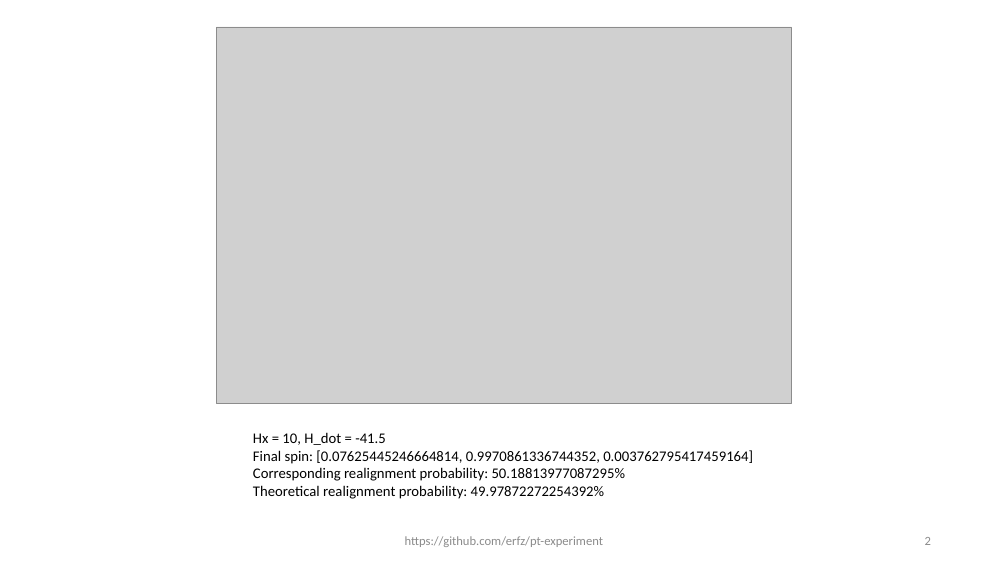
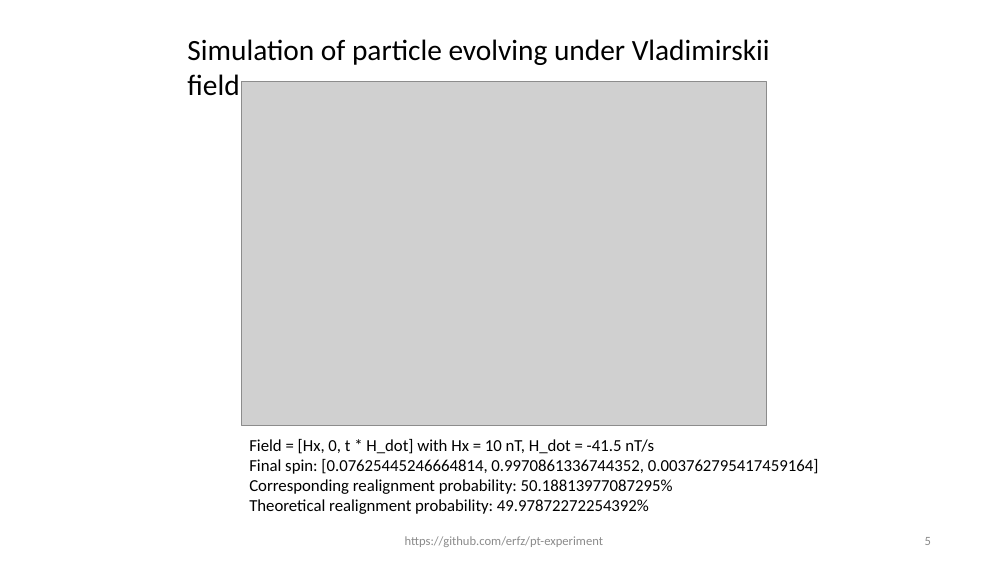
Before and after one commit to erfz/pt-experiment, a slide deck: slide 5 of ucn presentation 7-9.pptx (slide 2 before the commit). Drawn at 1008x567 pixels with LibreOffice and Linux fonts; fonts in the diff are those of the drawing; grey boxes stand for pictures. Boxes give left, top, right and bottom in pixels: in the first picture for what was removed or moved away, otherwise in the second. Text is boxed around its words. In the diff, an @@ line names an element or a change of style, - is before the commit and + after.

Commit message:
Add images and latest slides

```diff
--- a/ucn presentation 7-9.pptx
+++ b/ucn presentation 7-9.pptx
@@ text added at (187, 39, 770, 96), 28 pt, text #000000 @@
+Simulation of particle evolving under Vladimirskii field
@@ picture: place and size @@
-picture at (217, 27, 792, 404)
+picture at (242, 82, 766, 426)
@@ text at (249, 439, 654, 454): text changed; size 14 to 16 pt @@
-Hx = 10, H_dot = -41.5
+Field = [Hx, 0, t * H_dot] with Hx = 10 nT, H_dot = -41.5 nT/s
@@ text at (249, 459, 819, 514): size 14 to 16 pt in "Final spin: [0.07625445246664814, 0.9970861336744352, 0.0037 ...", "Corresponding realignment probability: 50.18813977087295%", "Theoretical realignment probability: 49.97872272254392%" @@
@@ page number at (925, 537, 931, 545): text changed @@
-2
+5
```
Also in this commit, not shown: 5 other slides changed, 7 slides added, 5 other files.
